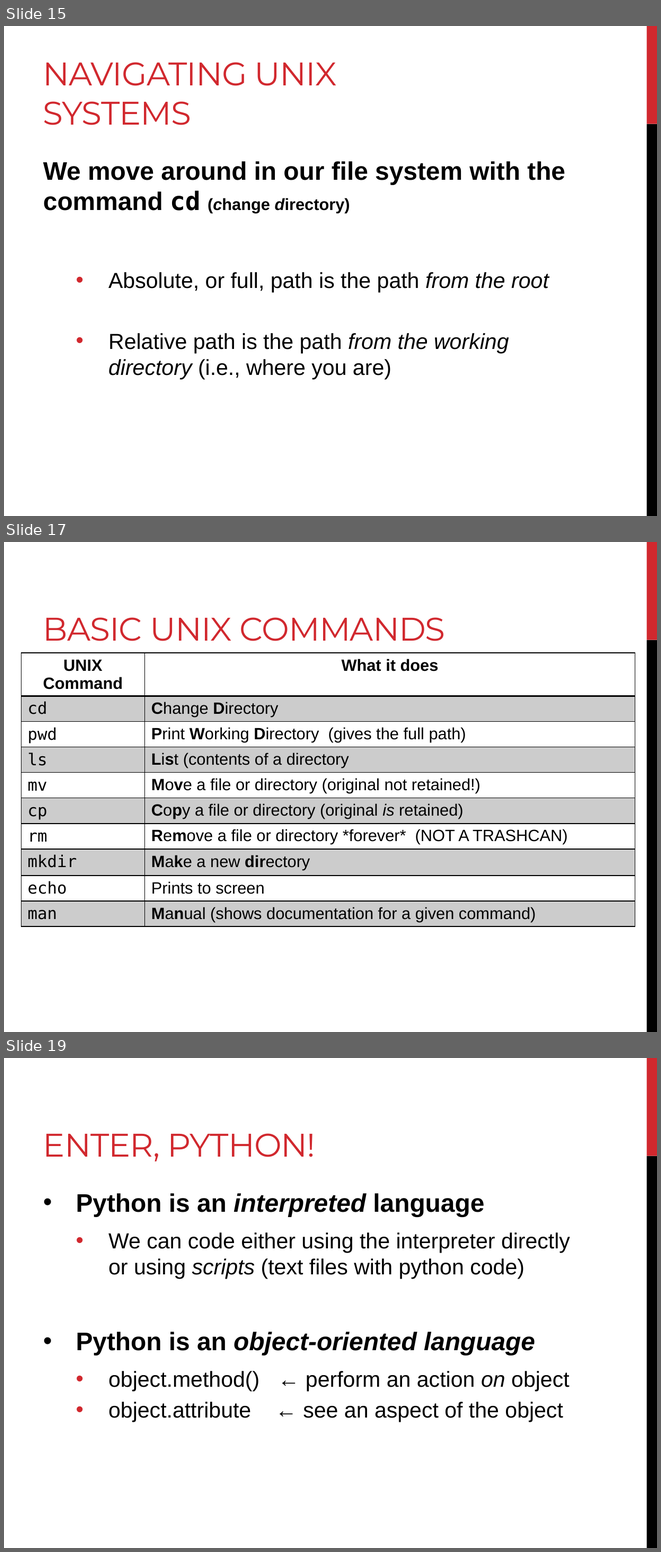
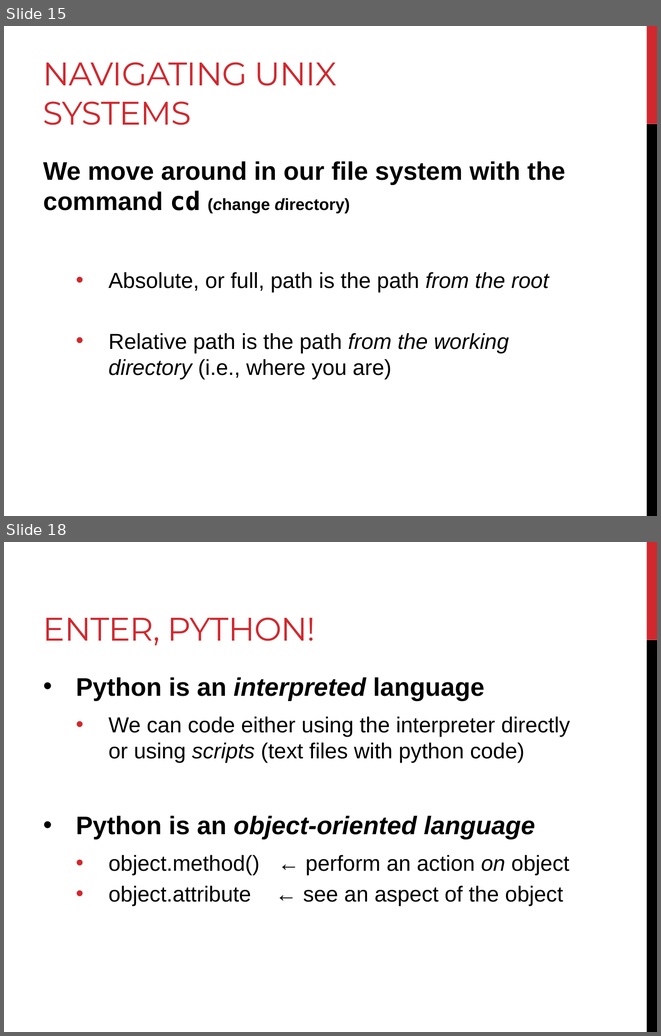
Before and after one commit to BjornFJohansson/ccbb_bigdata2015_python, a slide deck: slides/day1_slides.pptx. Shown one above the other, each under a label of ours: slides 15, 17 and 19 before the commit, slides 15 and 18 after it; the slides between them are not shown. The pictures are 661x1552 and 661x1036 pixels, drawn with LibreOffice and Linux fonts; fonts in the diff are those of the drawing. Boxes give left, top, right and bottom in pixels: in the first picture for what was removed or moved away, otherwise in the second. Text is boxed around its words. In the diff, an @@ line names an element or a change of style, - is before the commit and + after.

```diff
--- a/slides/day1_slides.pptx
+++ b/slides/day1_slides.pptx
@@ slide 17 removed at (4, 542, 657, 1032), background #FFFFFF; not listed: 2 template elements that a slide beside it also shows @@
@@ title removed at (43, 617, 445, 641) @@
-BASIC UNIX COMMANDS
@@ table removed at (21, 653, 635, 934), 10 rows, 2 columns @@
-UNIX Command | What it does
-cd | Change Directory
-pwd | Print Working Directory (gives the full path)
-ls | List (contents of a directory
-mv | Move a file or directory (original not retained!)
-cp | Copy a file or directory (original is retained)
-rm | Remove a file or directory *forever* (NOT A TRASHCAN)
-mkdir | Make a new directory
-echo | Prints to screen
-man | Manual (shows documentation for a given command)
@@ what was slide 19 is now slide 18 @@
```
Also in this commit, not shown: 2 slides changed, 4 other files.
